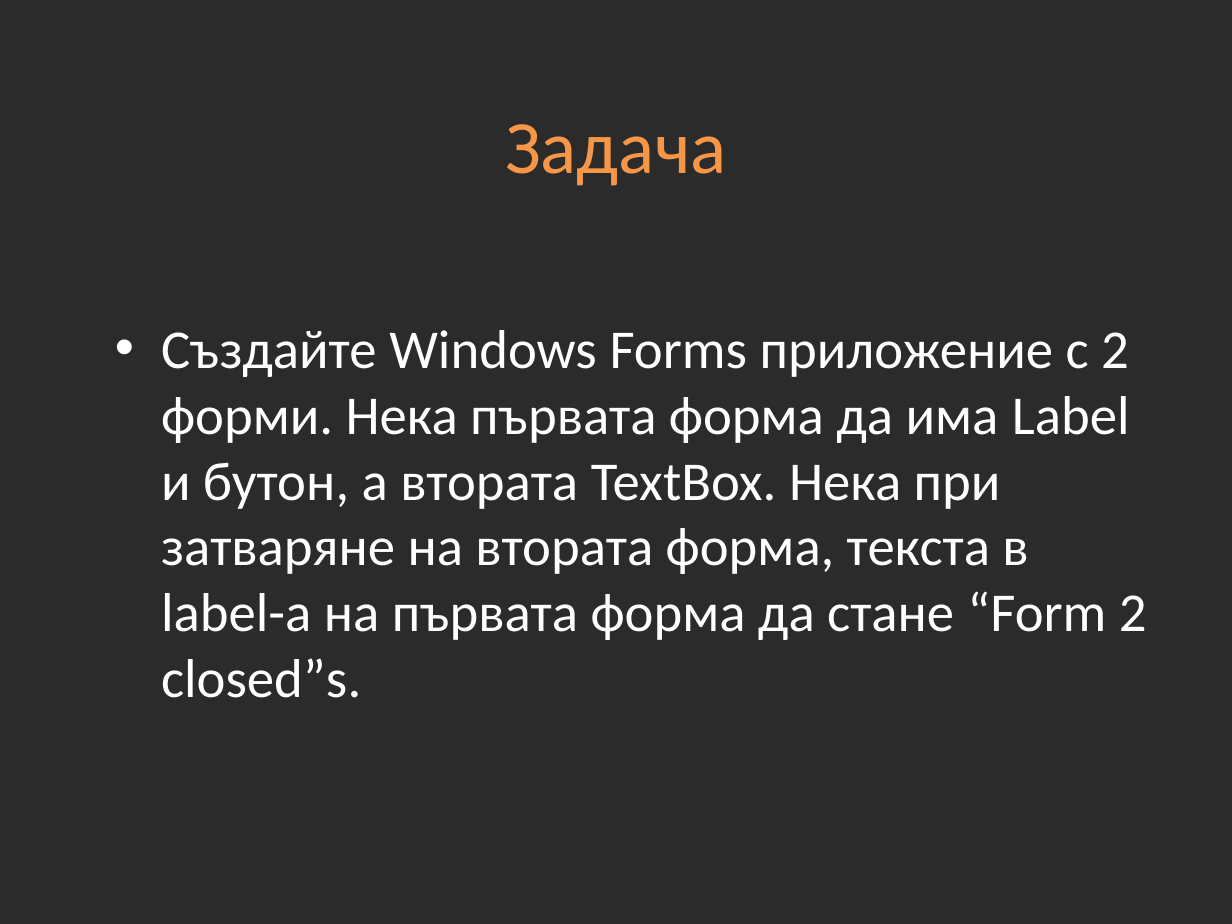
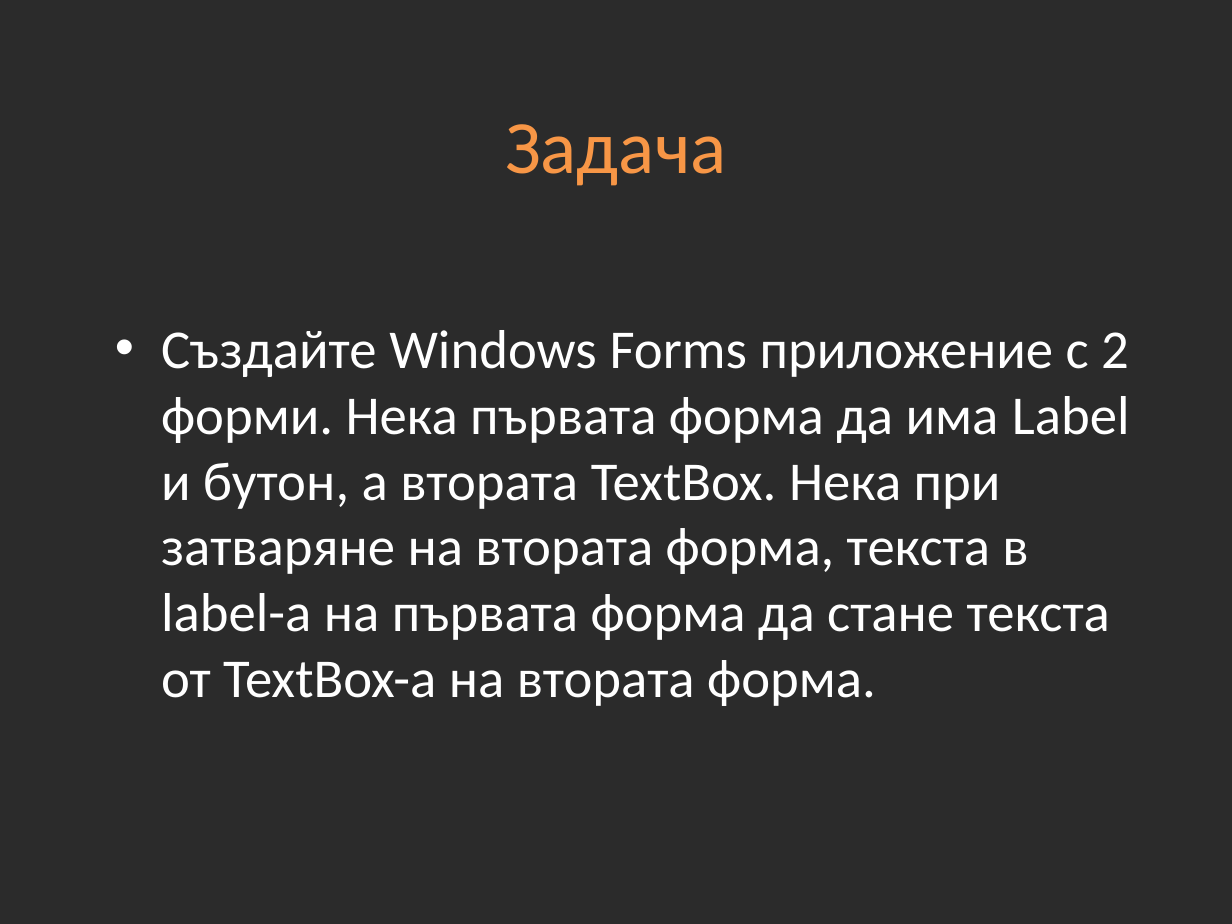
Before and after one commit to Academy-Soft-Intellect/Dot-Net-Course, a slide deck: slide 17 of 13-Windows-Forms.pptx. Drawn at 1232x924 pixels with LibreOffice and Linux fonts; fonts in the diff are those of the drawing; background and template pictures are left out; a plain dark background stands for a picture behind light text. Boxes give left, top, right and bottom in pixels: in the first picture for what was removed or moved away, otherwise in the second. Text is boxed around its words. In the diff, an @@ line names an element or a change of style, - is before the commit and + after.

```diff
--- a/13-Windows-Forms.pptx
+++ b/13-Windows-Forms.pptx
@@ text at (161, 330, 1130, 706): text changed @@
-• Създайте Windows Forms приложение с 2 форми. Нека първата форма да има Label и бутон, а втората TextBox. Нека при затваряне на втората форма, текста в label-a на първата форма да стане “Form 2 closed”s.
+• Създайте Windows Forms приложение с 2 форми. Нека първата форма да има Label и бутон, а втората TextBox. Нека при затваряне на втората форма, текста в label-a на първата форма да стане текста от TextBox-a на втората форма.
```
Also in this commit, not shown: 27 other files.
